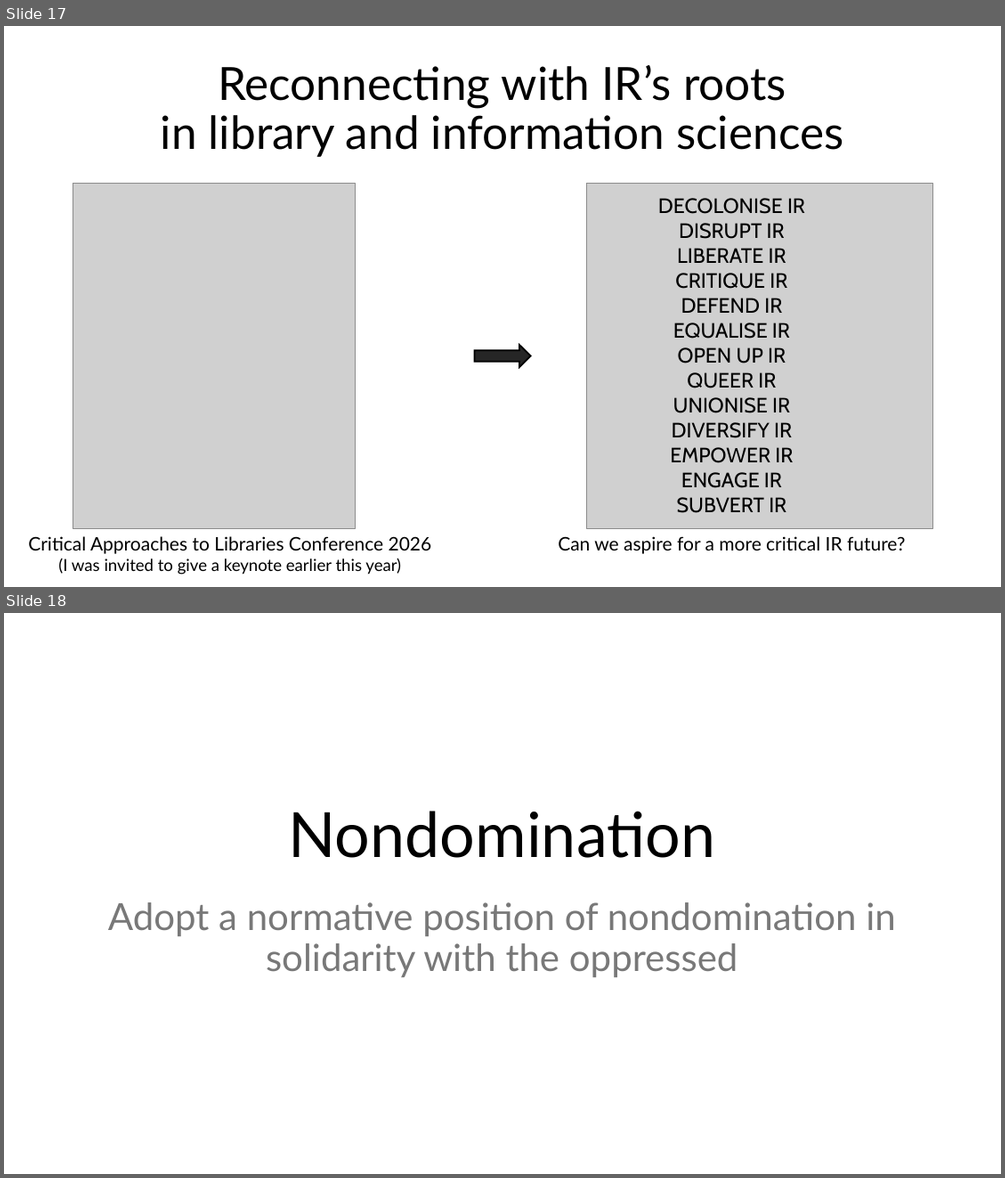
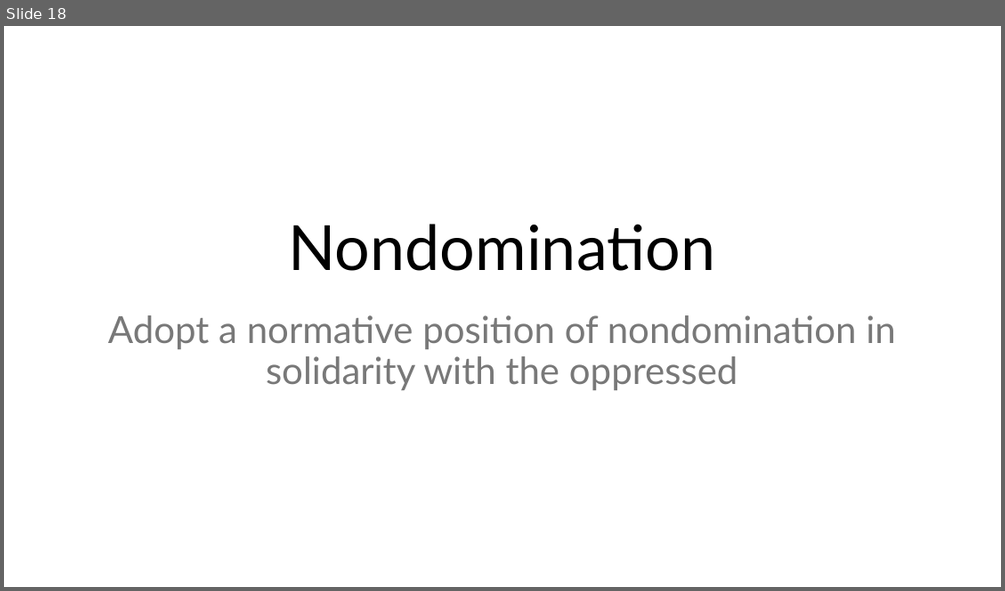
Before and after one commit to bhaskar-mitra/bhaskar-mitra.github.io, a slide deck: files/emancipatory-ir-season2026.pptx. Shown one above the other, each under a label of ours: slides 17 and 18 before the commit, slide 18 after it. The pictures are 1005x1178 and 1005x591 pixels, drawn with LibreOffice and Linux fonts; fonts in the diff are those of the drawing; grey boxes stand for pictures. Boxes give left, top, right and bottom in pixels: in the first picture for what was removed or moved away, otherwise in the second. Text is boxed around its words. In the diff, an @@ line names an element or a change of style, - is before the commit and + after.

```diff
--- a/files/emancipatory-ir-season2026.pptx
+++ b/files/emancipatory-ir-season2026.pptx
@@ slide 17 removed at (4,26,1001,587), background #FFFFFF @@
@@ title removed at (161,65,843,157) @@
-Reconnecting with IR’s roots
-in library and information sciences
@@ picture removed at (73,183,356,529) @@
@@ picture removed at (587,183,933,529) @@
@@ text removed at (658,198,805,513) @@
-DECOLONISE IR
-DISRUPT IR
-LIBERATE IR
-CRITIQUE IR
-DEFEND IR
-EQUALISE IR
-OPEN UP IR
-QUEER IR
-UNIONISE IR
-DIVERSIFY IR
-EMPOWER IR
-ENGAGE IR
-SUBVERT IR
@@ right arrow removed at (474,345,531,367) @@
@@ text removed at (28,536,432,574) @@
-Critical Approaches to Libraries Conference 2026
-(I was invited to give a keynote earlier this year)
@@ text removed at (558,536,905,554) @@
-Can we aspire for a more critical IR future?
```
Also in this commit, not shown: 2 slides changed, 1 slide added.
